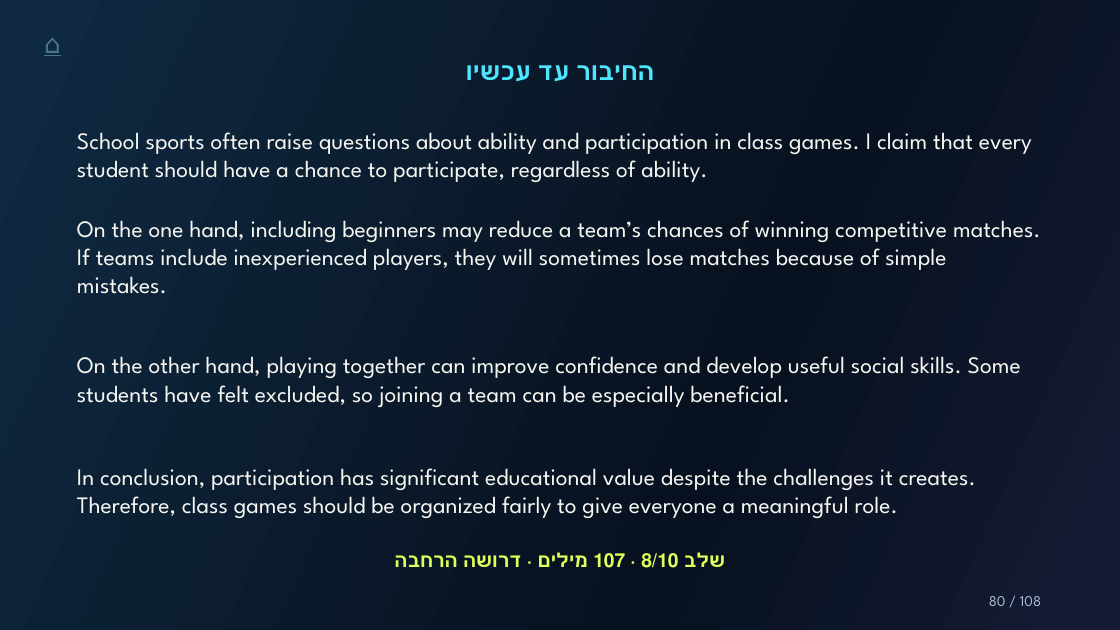
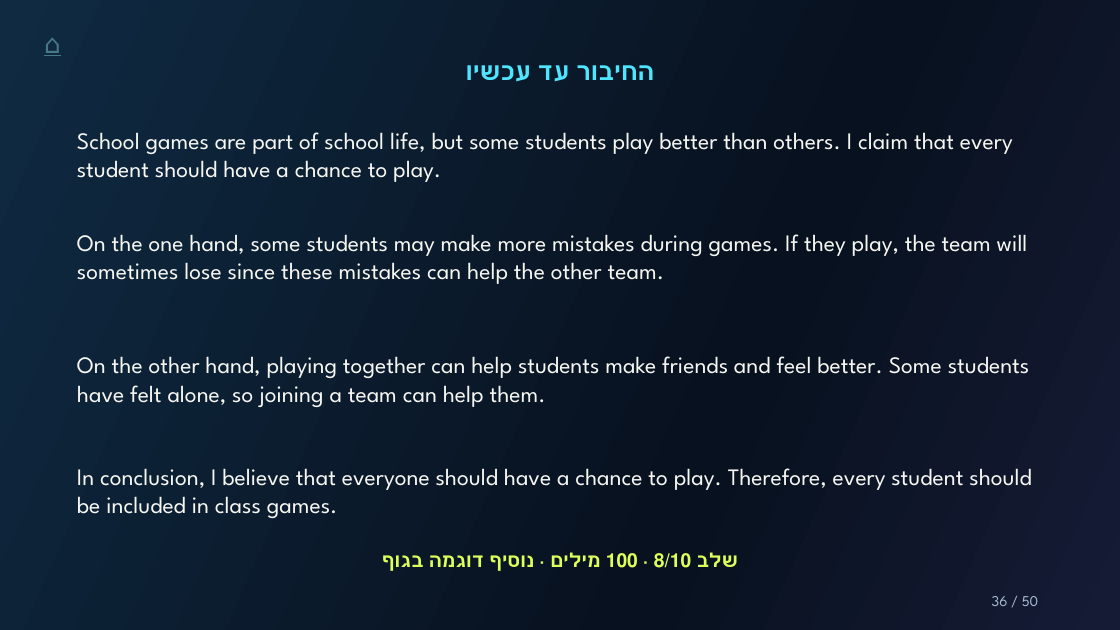
Before and after one commit to Simonh68/teachers, a slide deck: slide 36 of grade11/grammar-in-an-essay/files/grammar-in-an-essay.pptx (slide 80 before the commit). Drawn at 1120x630 pixels with LibreOffice and Linux fonts; fonts in the diff are those of the drawing. Boxes give left, top, right and bottom in pixels: in the first picture for what was removed or moved away, otherwise in the second. Text is boxed around its words. In the diff, an @@ line names an element or a change of style, - is before the commit and + after.

```diff
--- a/grade11/grammar-in-an-essay/files/grammar-in-an-essay.pptx
+++ b/grade11/grammar-in-an-essay/files/grammar-in-an-essay.pptx
@@ text at (77, 132, 1013, 182): text changed @@
-School sports often raise questions about ability and participation in class games. I claim that every student should have a chance to participate, regardless of ability.
+School games are part of school life, but some students play better than others. I claim that every student should have a chance to play.
@@ text at (77, 234, 1028, 284): text changed @@
-On the one hand, including beginners may reduce a team’s chances of winning competitive matches. If teams include inexperienced players, they will sometimes lose matches because of simple mistakes.
+On the one hand, some students may make more mistakes during games. If they play, the team will sometimes lose since these mistakes can help the other team.
@@ text at (77, 356, 1030, 407): text changed @@
-On the other hand, playing together can improve confidence and develop useful social skills. Some students have felt excluded, so joining a team can be especially beneficial.
+On the other hand, playing together can help students make friends and feel better. Some students have felt alone, so joining a team can help them.
@@ text at (77, 468, 1032, 518): text changed @@
-In conclusion, participation has significant educational value despite the challenges it creates. Therefore, class games should be organized fairly to give everyone a meaningful role.
+In conclusion, I believe that everyone should have a chance to play. Therefore, every student should be included in class games.
@@ text at (654, 553, 691, 568): text changed @@
-שלב 8/10 · 107 מילים · דרושה הרחבה
+שלב 8/10 · 100 מילים · נוסיף דוגמה בגוף
@@ text at (992, 596, 1038, 606): text changed @@
-80 / 108
+36 / 50
```
Also in this commit, not shown: 17 other slides changed, 32 slides added, 90 slides removed, 6 other files.
